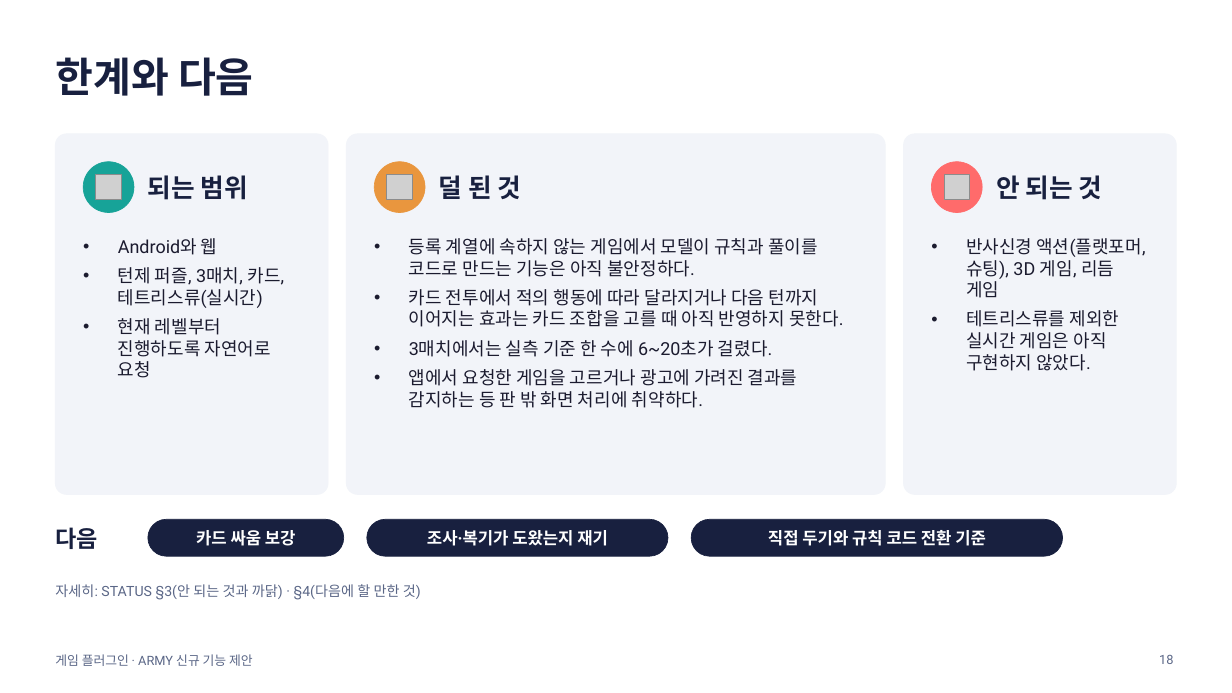
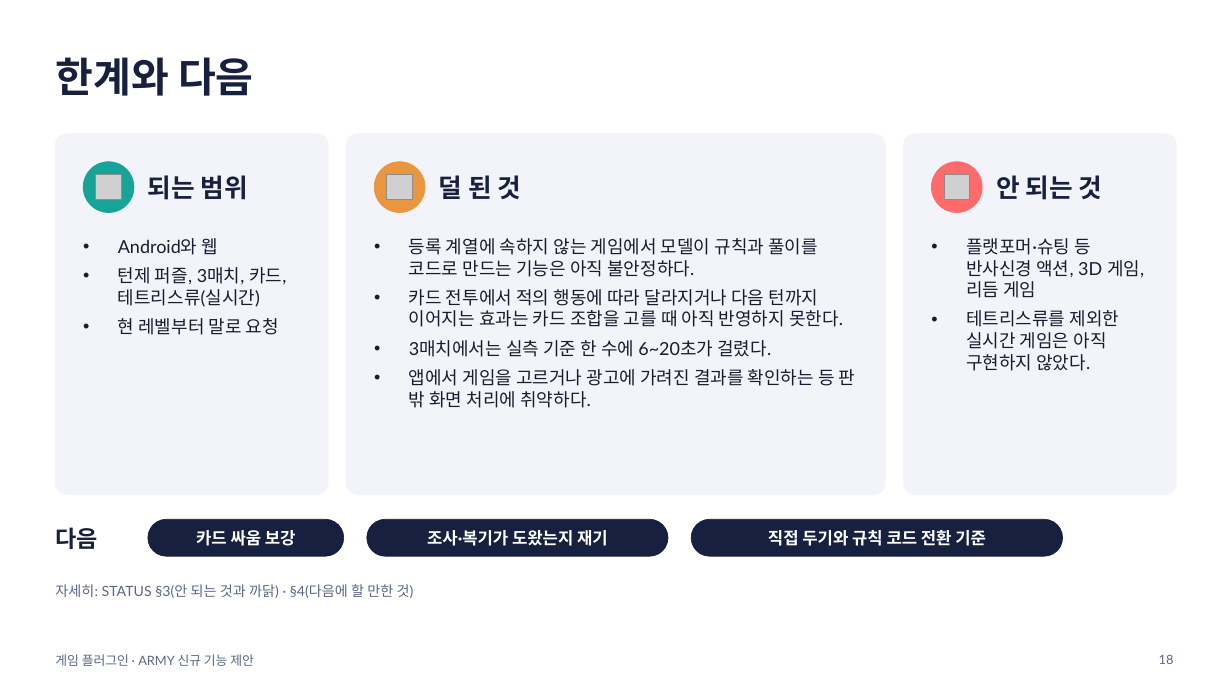
Before and after one commit to jimni-kim/game-lab, a slide deck: slide 18 of final/game-plugin-intro.pptx. Drawn at 1232x693 pixels with LibreOffice and Linux fonts; fonts in the diff are those of the drawing; grey boxes stand for pictures. Boxes give left, top, right and bottom in pixels: in the first picture for what was removed or moved away, otherwise in the second. Text is boxed around its words. In the diff, an @@ line names an element or a change of style, - is before the commit and + after.

Commit message:
Update game plugin presentation and embed SamsungOne Korean fonts

```diff
--- a/final/game-plugin-intro.pptx
+++ b/final/game-plugin-intro.pptx
@@ text at (118, 238, 286, 307): font Roboto to Lato in "Android와 웹", "턴제 퍼즐, 3매치, 카드, 테트리스류(실시간)" @@
@@ text at (409, 238, 843, 357): font Roboto to Lato in "등록 계열에 속하지 않는 게임에서 모델이 규칙과 ...", "카드 전투에서 적의 행동에 따라 달라지거나 다음 ...", "3매치에서는 실측 기준 한 수에 6~20초가 걸렸다." @@
@@ text at (966, 238, 1144, 298): text changed; font Roboto to Lato @@
-• 반사신경 액션(플랫포머, 슈팅), 3D 게임, 리듬 게임
+• 플랫포머·슈팅 등 반사신경 액션, 3D 게임, 리듬 게임
@@ text at (118, 318, 279, 335): text changed; font Roboto to Lato @@
-• 현재 레벨부터 진행하도록 자연어로 요청
+• 현 레벨부터 말로 요청
@@ text at (409, 369, 856, 408): text changed; font Roboto to Lato @@
-• 앱에서 요청한 게임을 고르거나 광고에 가려진 결과를 감지하는 등 판 밖 화면 처리에 취약하다.
+• 앱에서 게임을 고르거나 광고에 가려진 결과를 확인하는 등 판 밖 화면 처리에 취약하다.
@@ font Roboto to Lato in 3 elements at (55, 584, 414, 598), (1159, 654, 1174, 664), (55, 654, 254, 666) @@
```
Also in this commit, not shown: 19 other slides changed, 2 other files.
